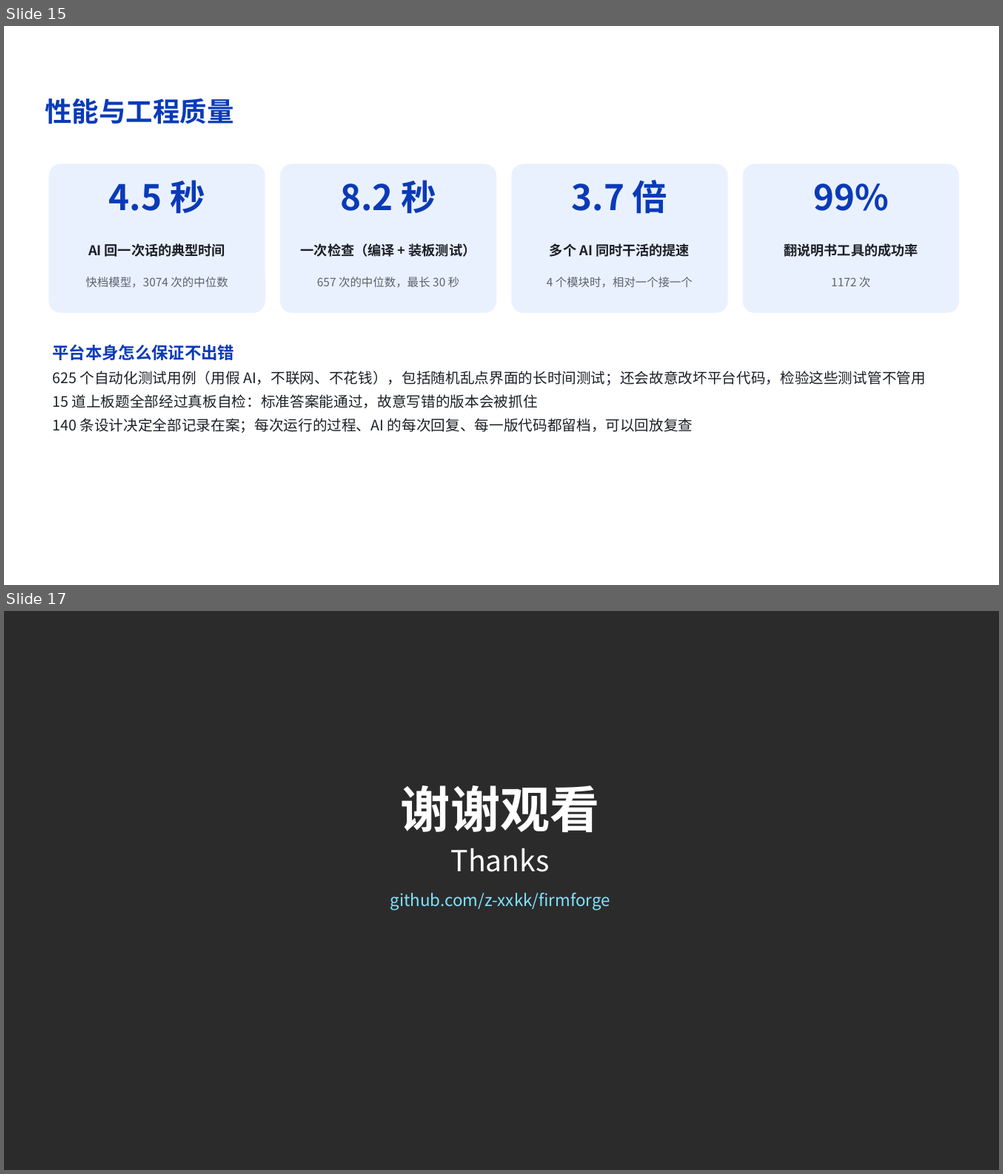
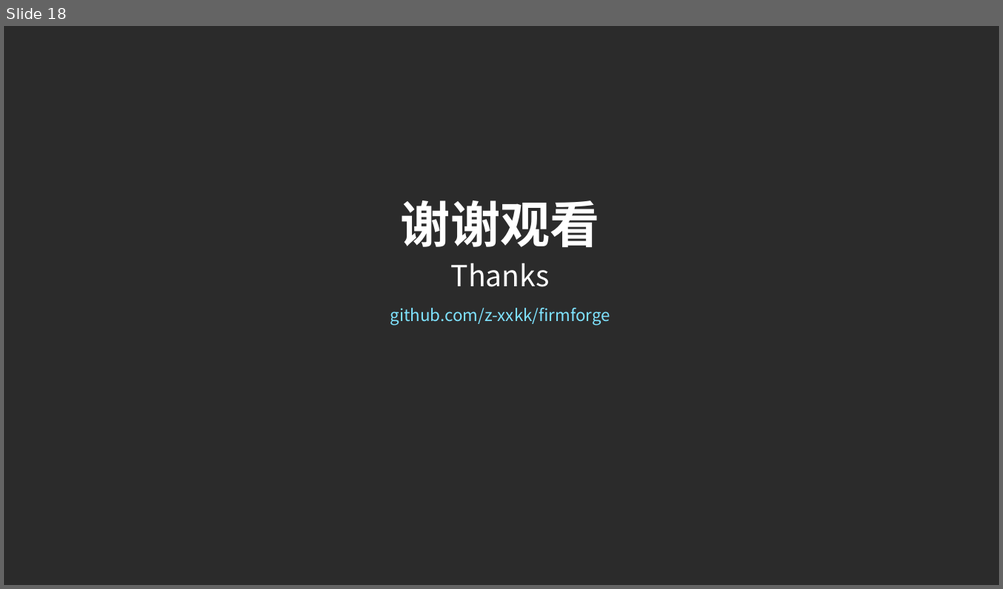
Before and after one commit to z-xxkk/firmforge, a slide deck: submission/方案讲解.pptx. Shown one above the other, each under a label of ours: slides 15 and 17 before the commit, slide 18 after it; the slides between them are not shown. The pictures are 1003x1174 and 1003x589 pixels, drawn with LibreOffice and Linux fonts; fonts in the diff are those of the drawing; background and template pictures are left out; a plain dark background stands for a picture behind light text. Boxes give left, top, right and bottom in pixels: in the first picture for what was removed or moved away, otherwise in the second. Text is boxed around its words. In the diff, an @@ line names an element or a change of style, - is before the commit and + after.

```diff
--- a/submission/方案讲解.pptx
+++ b/submission/方案讲解.pptx
@@ slide 15 removed at [4, 26, 999, 585], background picture (left out) @@
@@ text removed at [45, 99, 233, 124] @@
-性能与工程质量
@@ rounded rectangle removed at [48, 164, 265, 313] @@
@@ text removed at [109, 180, 205, 214] @@
-4.5 秒
@@ rounded rectangle removed at [280, 164, 496, 313] @@
@@ text removed at [340, 180, 436, 214] @@
-8.2 秒
@@ rounded rectangle removed at [512, 164, 728, 313] @@
@@ text removed at [572, 180, 668, 214] @@
-3.7 倍
@@ rounded rectangle removed at [743, 164, 959, 313] @@
@@ text removed at [813, 184, 888, 211] @@
-99%
@@ text removed at [88, 244, 225, 257] @@
-AI 回一次话的典型时间
@@ text removed at [301, 244, 476, 257] @@
-一次检查（编译 + 装板测试）
@@ text removed at [549, 244, 689, 257] @@
-多个 AI 同时干活的提速
@@ text removed at [783, 244, 917, 257] @@
-翻说明书工具的成功率
@@ text removed at [85, 277, 227, 288] @@
-快档模型，3074 次的中位数
@@ text removed at [317, 277, 459, 288] @@
-657 次的中位数，最长 30 秒
@@ text removed at [546, 277, 692, 288] @@
-4 个模块时，相对一个接一个
@@ text removed at [831, 277, 870, 287] @@
-1172 次
@@ text removed at [52, 345, 925, 433] @@
-平台本身怎么保证不出错
-625 个自动化测试用例（用假 AI，不联网、不花钱），包括随机乱点界面的长时间测试；还会故意改坏平台代码，检验这些测试管不管用
-15 道上板题全部经过真板自检：标准答案能通过，故意写错的版本会被抓住
-140 条设计决定全部记录在案；每次运行的过程、AI 的每次回复、每一版代码都留档，可以回放复查
@@ what was slide 17 is now slide 18 @@
```
Also in this commit, not shown: 4 slides changed, 4 slides added, 2 other slides removed, 9 other files.
